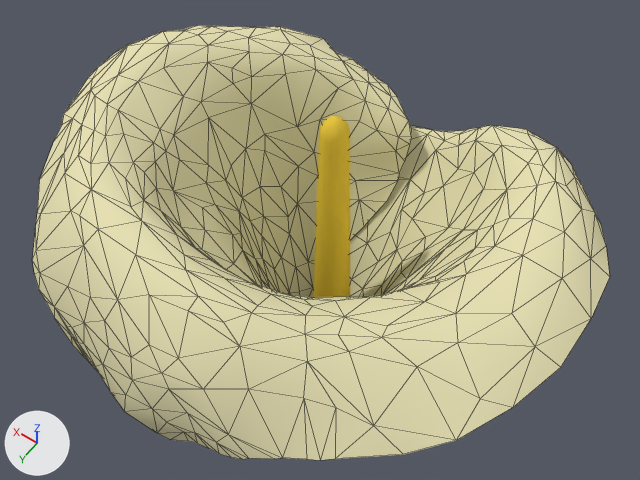
The Blender file HiddenHarmony/Assets/Models/BellDeerForest/SoundObjs/CalloLily5.blend: old version first, new version second.
Before and after are seen from a 50 mm camera at (-0.885, 1.302, 2.191) aimed at (0.088, -0.061, 0.05). Every picture has the same lights, and +X, +Y and +Z are marked at lower left. Mesh edges are drawn as thin lines on the coarser meshes.
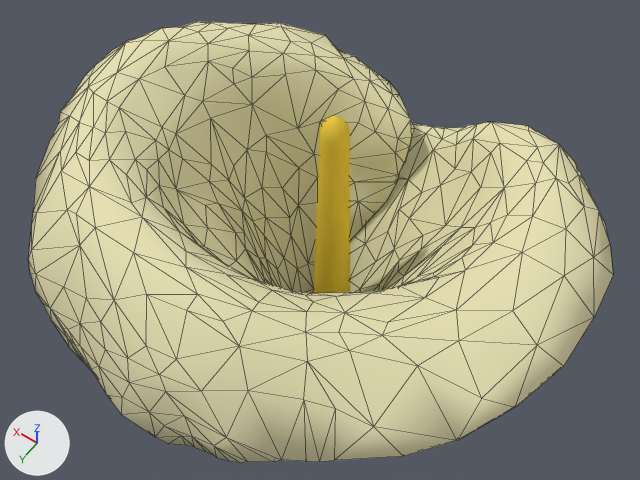
Diff of the bpy script that builds the scene:
```diff
--- a/HiddenHarmony/Assets/Models/BellDeerForest/SoundObjs/CalloLily5.blend.py
+++ b/HiddenHarmony/Assets/Models/BellDeerForest/SoundObjs/CalloLily5.blend.py
@@ me_sphere @@
 # used by ob_sphere; location = (0.0, 0.0, 0.0)
-me_sphere.from_pydata(...)  # 512 vertices, 895 faces; spans x -0.75..0.76, y -0.44..0.8, z -0.96..0.67
+me_sphere.from_pydata(...)  # 1024 vertices, 1912 faces; spans x -0.75..0.76, y -0.45..0.81, z -0.96..0.68
+# me_sphere part 1: 512 vertices added at x -0.75..0.76, y -0.45..0.81, z -0.96..0.68
 me_sphere.materials.append(mat_flower)
```

Where the change shows, as pixel boxes (x1, y1, x2, y2) in the pictures (640 x 480 px):
'Sphere', reshaped: before (32, 25, 610, 460); after (28, 22, 613, 463)
part 1 of me_sphere, added (beige): after (28, 22, 613, 463)
